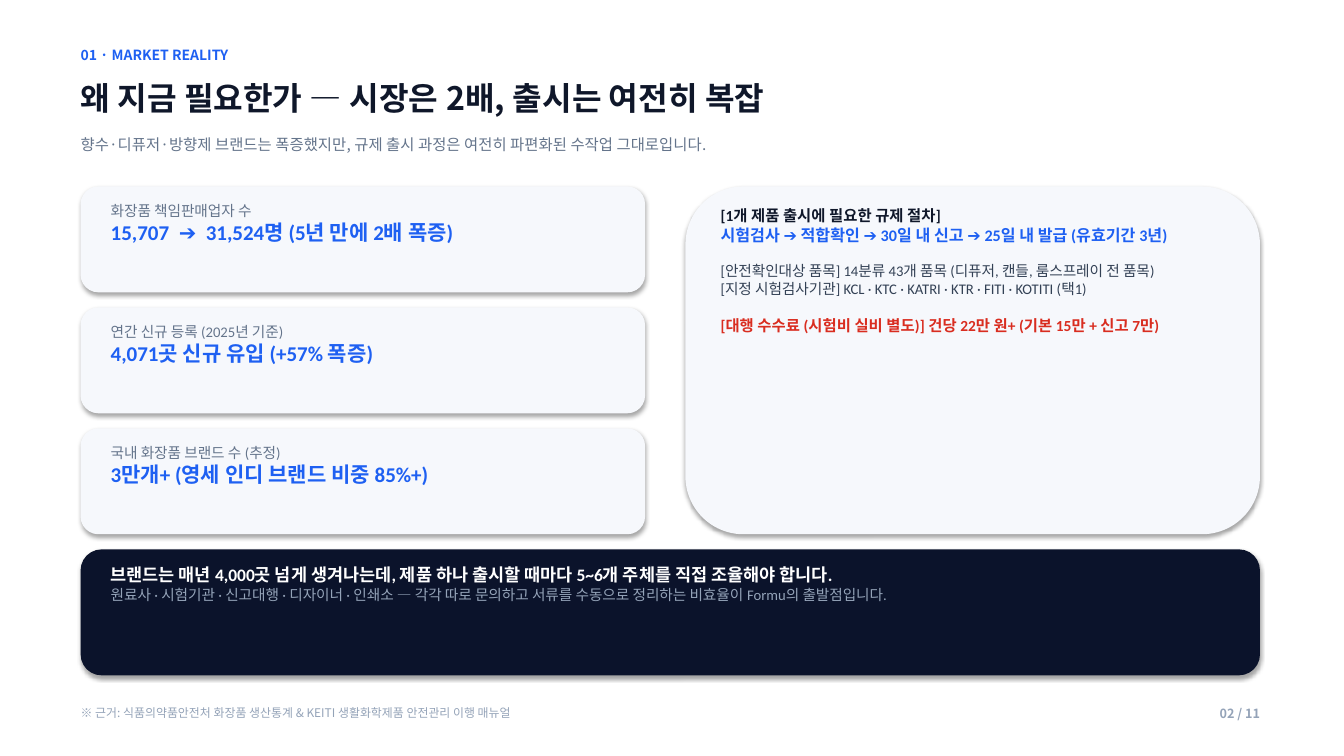
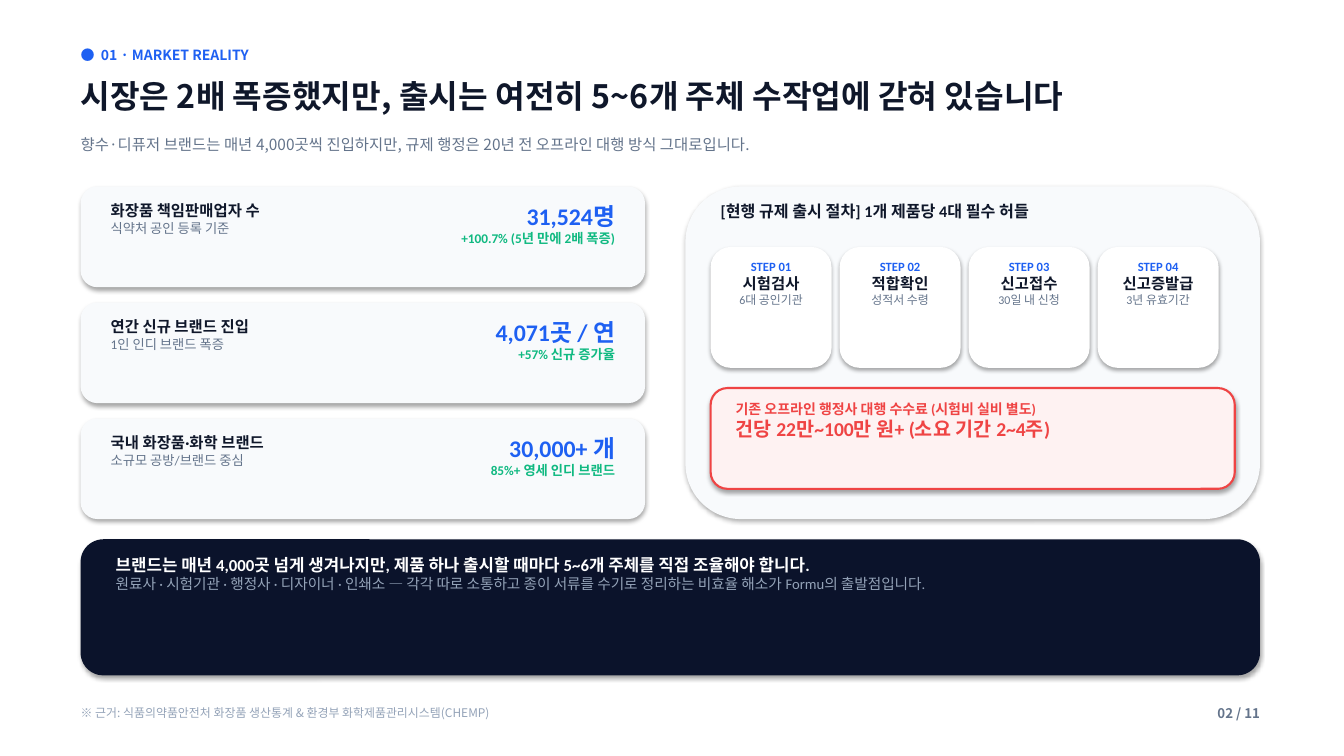
Before and after one commit to lita-lilith16/formu-landing, a slide deck: slide 2 of public/formu_pitch_deck.pptx. Drawn at 1344x756 pixels with LibreOffice and Linux fonts; fonts in the diff are those of the drawing. Boxes give left, top, right and bottom in pixels: in the first picture for what was removed or moved away, otherwise in the second. Text is boxed around its words. In the diff, an @@ line names an element or a change of style, - is before the commit and + after.

Commit message:
style(pitch-deck): apply Antigravity design expert & pitch deck builder principles with Miri reference layouts

```diff
--- a/public/formu_pitch_deck.pptx
+++ b/public/formu_pitch_deck.pptx
@@ text at [101,49,248,60]: text changed @@
-01 · MARKET REALITY
+● 01 · MARKET REALITY
@@ text at [81,81,1064,115]: text changed @@
-왜 지금 필요한가 — 시장은 2배, 출시는 여전히 복잡
+시장은 2배 폭증했지만, 출시는 여전히 5~6개 주체 수작업에 갇혀 있습니다
@@ text at [81,137,750,153]: text changed @@
-향수·디퓨저·방향제 브랜드는 폭증했지만, 규제 출시 과정은 여전히 파편화된 수작업 그대로입니다.
+향수·디퓨저 브랜드는 매년 4,000곳씩 진입하지만, 규제 행정은 20년 전 오프라인 대행 방식 그대로입니다.
@@ rounded rectangle: place and size @@
-rounded rectangle at [81,187,645,292]
+rounded rectangle at [81,187,645,287]
@@ text at [111,203,260,218]: size 10.5 to 11 pt, text colour #64748B to #0F172A, bold on in "화장품 책임판매업자 수" @@
@@ text added at [461,205,616,245], 9.5 pt, text #10B981, bold @@
+31,524명
++100.7% (5년 만에 2배 폭증)
@@ rounded rectangle: place and size @@
-rounded rectangle at [686,187,1260,534]
+rounded rectangle at [686,187,1260,519]
@@ text removed at [721,208,1167,335] @@
-[1개 제품 출시에 필요한 규제 절차]
-시험검사 ➔ 적합확인 ➔ 30일 내 신고 ➔ 25일 내 발급 (유효기간 3년)
-[안전확인대상 품목] 14분류 43개 품목 (디퓨저, 캔들, 룸스프레이 전 품목)
-[지정 시험검사기관] KCL · KTC · KATRI · KTR · FITI · KOTITI (택1)
-[대행 수수료 (시험비 실비 별도)] 건당 22만 원+ (기본 15만 + 신고 7만)
@@ text added at [721,203,1029,222], 11.5 pt, text #0F172A, bold @@
+[현행 규제 출시 절차] 1개 제품당 4대 필수 허들
@@ text at [111,222,229,234]: text changed; size 15 to 9.5 pt; text colour #1E60F2 to #64748B; bold off @@
-15,707 ➔ 31,524명 (5년 만에 2배 폭증)
+식약처 공인 등록 기준
@@ rounded rectangle added at [711,247,832,368], fill #FFFFFF @@
@@ text added at [739,262,803,305], 9 pt, text #1E60F2, bold @@
+STEP 01
+시험검사
+6대 공인기관
@@ rounded rectangle added at [840,247,961,368], fill #FFFFFF @@
@@ text added at [871,262,929,305], 9 pt, text #1E60F2, bold @@
+STEP 02
+적합확인
+성적서 수령
@@ rounded rectangle added at [969,247,1090,368], fill #FFFFFF @@
@@ text added at [998,262,1060,305], 9 pt, text #1E60F2, bold @@
+STEP 03
+신고접수
+30일 내 신청
@@ rounded rectangle added at [1098,247,1219,368], fill #FFFFFF @@
@@ text added at [1123,262,1194,305], 9 pt, text #1E60F2, bold @@
+STEP 04
+신고증발급
+3년 유효기간
@@ rounded rectangle: place and size @@
-rounded rectangle at [81,308,645,413]
+rounded rectangle at [81,302,645,403]
@@ text at [111,319,249,350]: text changed; size 15 to 11 pt; text colour #1E60F2 to #0F172A @@
-연간 신규 등록 (2025년 기준)
-4,071곳 신규 유입 (+57% 폭증)
+연간 신규 브랜드 진입
+1인 인디 브랜드 폭증
@@ text added at [496,321,615,361], 9.5 pt, text #10B981, bold @@
+4,071곳 / 연
++57% 신규 증가율
@@ rounded rectangle added at [711,388,1235,489], fill #FEF2F2, outline #EF4444 1.5 pt @@
@@ fill #F6F8FC to #F8FAFC in 4 elements at [81,187,645,287], [81,302,645,403], [686,187,1260,519], [81,418,645,519] @@
@@ rounded rectangle: place and size @@
-rounded rectangle at [81,429,645,534]
+rounded rectangle at [81,418,645,519]
@@ text added at [736,402,1050,439], 10 pt, text #EF4444, bold @@
+기존 오프라인 행정사 대행 수수료 (시험비 실비 별도)
+건당 22만~100만 원+ (소요 기간 2~4주)
@@ text at [111,435,264,466]: text changed; size 15 to 11 pt; text colour #1E60F2 to #0F172A @@
-국내 화장품 브랜드 수 (추정)
-3만개+ (영세 인디 브랜드 비중 85%+)
+국내 화장품·화학 브랜드
+소규모 공방/브랜드 중심
@@ text added at [491,437,615,477], 9.5 pt, text #10B981, bold @@
+30,000+ 개
+85%+ 영세 인디 브랜드
@@ rounded rectangle: place and size @@
-rounded rectangle at [81,549,1260,676]
+rounded rectangle at [81,539,1260,676]
@@ text at [116,556,925,590]: text changed @@
-브랜드는 매년 4,000곳 넘게 생겨나는데, 제품 하나 출시할 때마다 5~6개 주체를 직접 조율해야 합니다.
-원료사 · 시험기관 · 신고대행 · 디자이너 · 인쇄소 — 각각 따로 문의하고 서류를 수동으로 정리하는 비효율이 Formu의 출발점입니다.
+브랜드는 매년 4,000곳 넘게 생겨나지만, 제품 하나 출시할 때마다 5~6개 주체를 직접 조율해야 합니다.
+원료사 · 시험기관 · 행정사 · 디자이너 · 인쇄소 — 각각 따로 소통하고 종이 서류를 수기로 정리하는 비효율 해소가 Formu의 출발점입니다.
@@ text at [95,707,489,719]: text changed @@
-※ 근거: 식품의약품안전처 화장품 생산통계 & KEITI 생활화학제품 안전관리 이행 매뉴얼
+※ 근거: 식품의약품안전처 화장품 생산통계 & 환경부 화학제품관리시스템(CHEMP)
@@ text "02 / 11" at [1217,708,1260,718]: size 9 to 9.5 pt, text colour #94A3B8 to #64748B @@
```
Also in this commit, not shown: 10 other slides changed, 1 other file.
